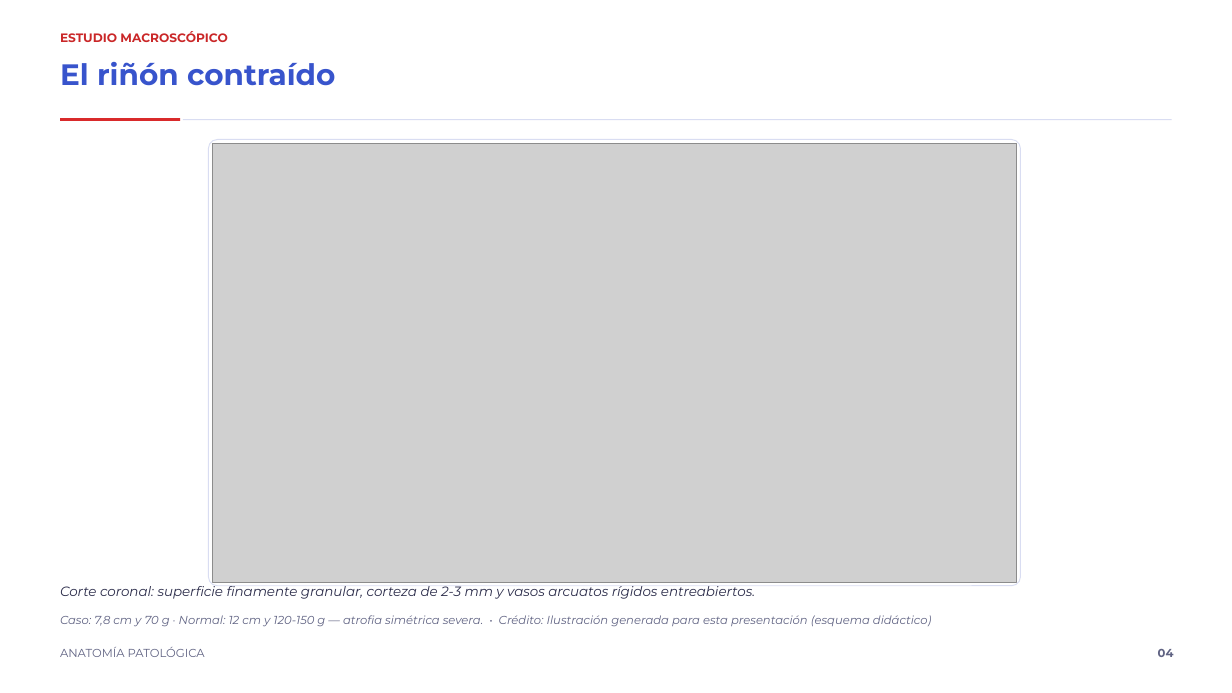
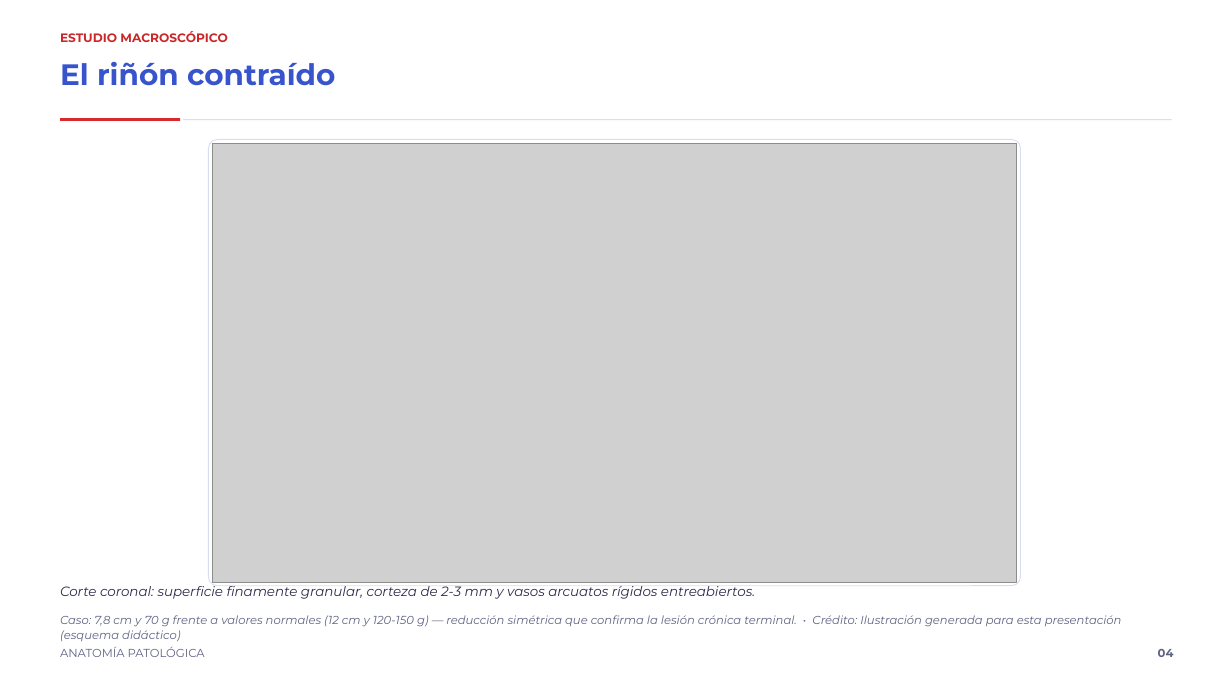
Before and after one commit to rpsin9096/slide-repo-v1, a slide deck: slide 4 of tema3-glomerulonefritis/tema3_glomerulonefritis_cronica.pptx. Drawn at 1232x693 pixels with LibreOffice and Linux fonts; fonts in the diff are those of the drawing; grey boxes stand for pictures. Boxes give left, top, right and bottom in pixels: in the first picture for what was removed or moved away, otherwise in the second. Text is boxed around its words. In the diff, an @@ line names an element or a change of style, - is before the commit and + after.

Commit message:
Apply PME v1.0 prose audit refinements and fix slide 3 overlap
Refinamientos de la Auditoría de Prosa Médica Deliberativa (PME v1.0):
- Slide 2: agencia causal explícita en el hito de los 47 años
  (sobrecarga presora -> colapso hemodinámico de las nefronas)
- Slide 4: el pie desempaqueta la atrofia hacia evidencia temporal
  (reducción simétrica que confirma la lesión crónica terminal)
- Slide 7: la lesión vascular como proceso causal
  (estrecha la luz -> isquemia posglomerular -> liberación de renina)
- Slide 9: clausura pragmática vinculante (> 85% de obsolescencia
  contraindica la inmunosupresión e impone terapia de sustitución renal)

Textos PME ajustados a los presupuestos del motor (110/140/125/140 car.)
y al guard de estilo ('colapso' solo con calificador literal).

Verificación de overlap en slide 3: stat_card con imagen solapaba el
panel del dato heroico con las tarjetas narrativas en 0,80 in x 1,52 in
(medido en el .pptx; el fixture del motor no cubre stat_card con imagen).
Slide 3 reestructurado como checklist con imagen (ítems 0,65-8,15 in;
imagen 8,35-12,65 in): mismo contenido de estudios + esquema de ecografía,
sin solapamiento. Escaneo geométrico de los 10 slides: slide 3 CLEAN.

Archivos: manifest.py, tema3_glomerulonefritis_cronica.pptx (rebuild),
README.md (nota PME + verificación de overlap), source/auditoria_pme_v1.md.

Verificaciones: lint PASS (10 slides), build OK, contraste 0 violaciones.

```diff
--- a/tema3-glomerulonefritis/tema3_glomerulonefritis_cronica.pptx
+++ b/tema3-glomerulonefritis/tema3_glomerulonefritis_cronica.pptx
@@ text at [60, 615, 1122, 641]: text changed @@
-Caso: 7,8 cm y 70 g · Normal: 12 cm y 120-150 g — atrofia simétrica severa. • Crédito: Ilustración generada para esta presentación (esquema didáctico)
+Caso: 7,8 cm y 70 g frente a valores normales (12 cm y 120-150 g) — reducción simétrica que confirma la lesión crónica terminal. • Crédito: Ilustración generada para esta presentación (esquema didáctico)
```
Also in this commit, not shown: 4 other slides changed, 3 other files.
